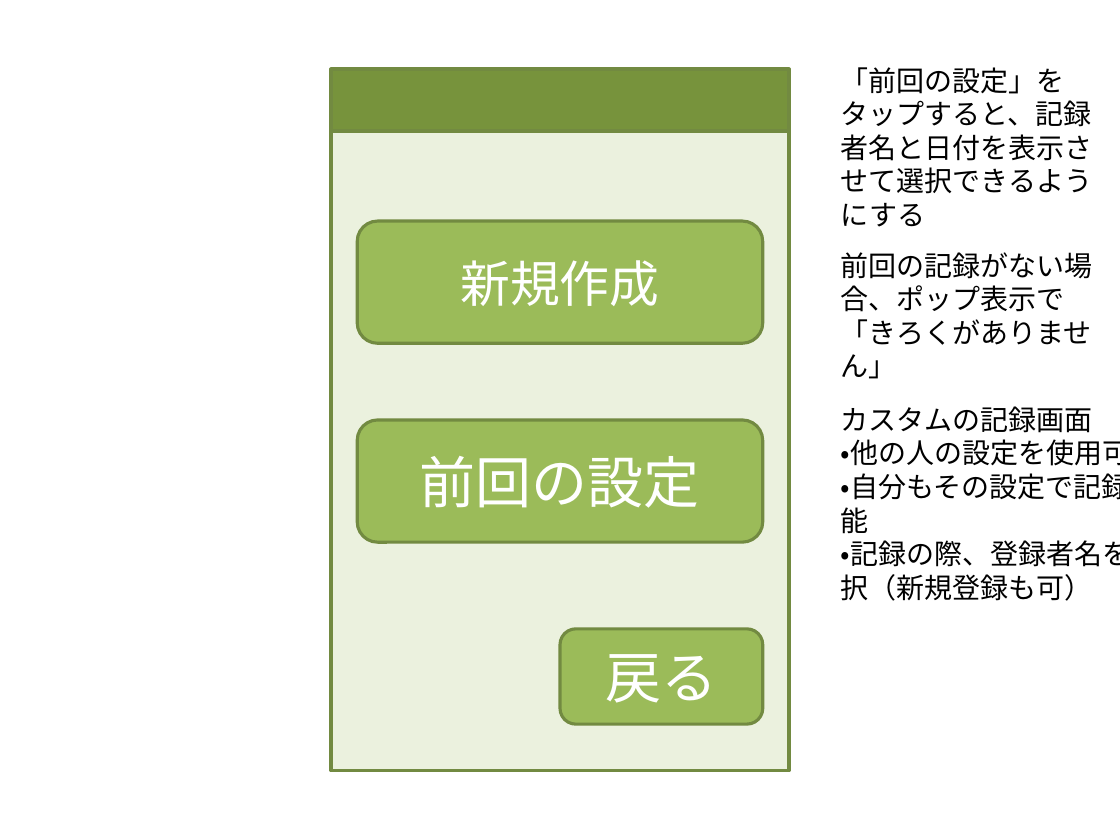
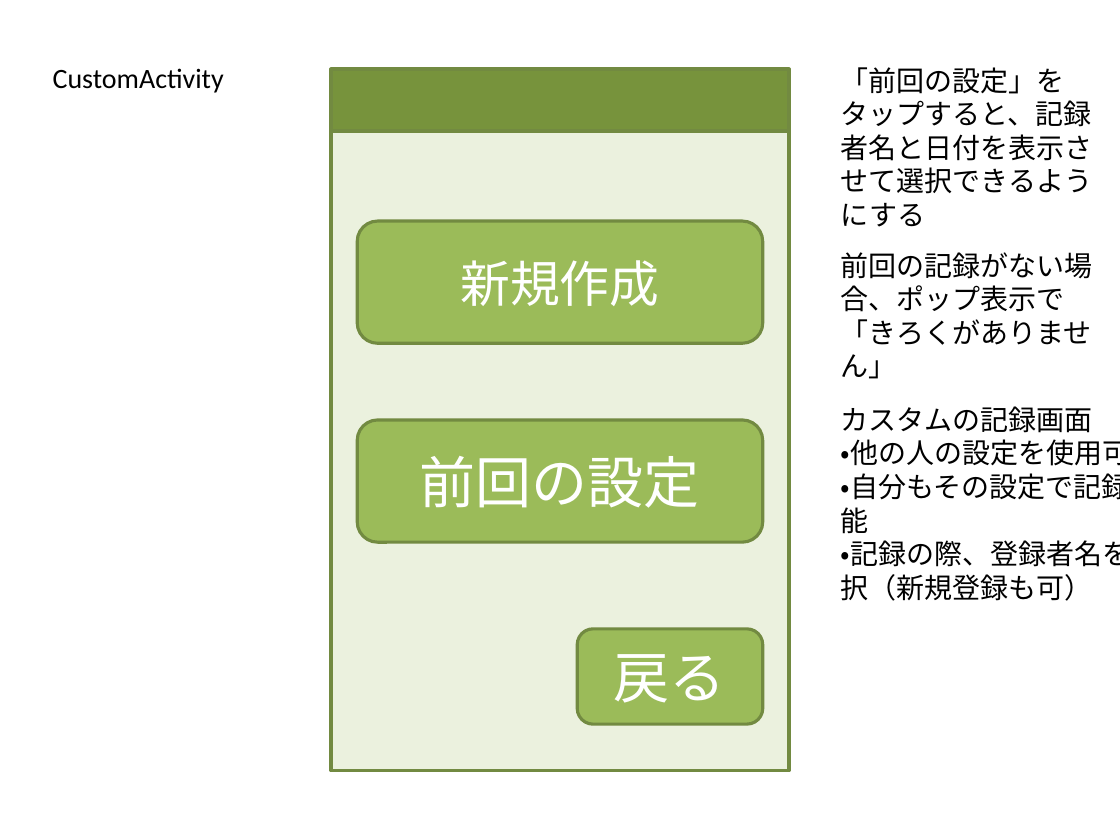
Before and after one commit to MayuOkuda/soba, a slide deck: slide 3 of memo/そばUI2.pptx. Drawn at 1120x840 pixels with LibreOffice and Linux fonts; fonts in the diff are those of the drawing. Boxes give left, top, right and bottom in pixels: in the first picture for what was removed or moved away, otherwise in the second. Text is boxed around its words. In the diff, an @@ line names an element or a change of style, - is before the commit and + after.

```diff
--- a/memo/そばUI2.pptx
+++ b/memo/そばUI2.pptx
@@ text added at (x1=53, y1=68, x2=224, y2=93), 18 pt, text #000000 @@
+CustomActivity
@@ rounded rectangle "戻る" resized from (x1=560, y1=629, x2=763, y2=725) to (x1=577, y1=629, x2=763, y2=725) @@
```
Also in this commit, not shown: 3 slides added, 1 slide removed.
